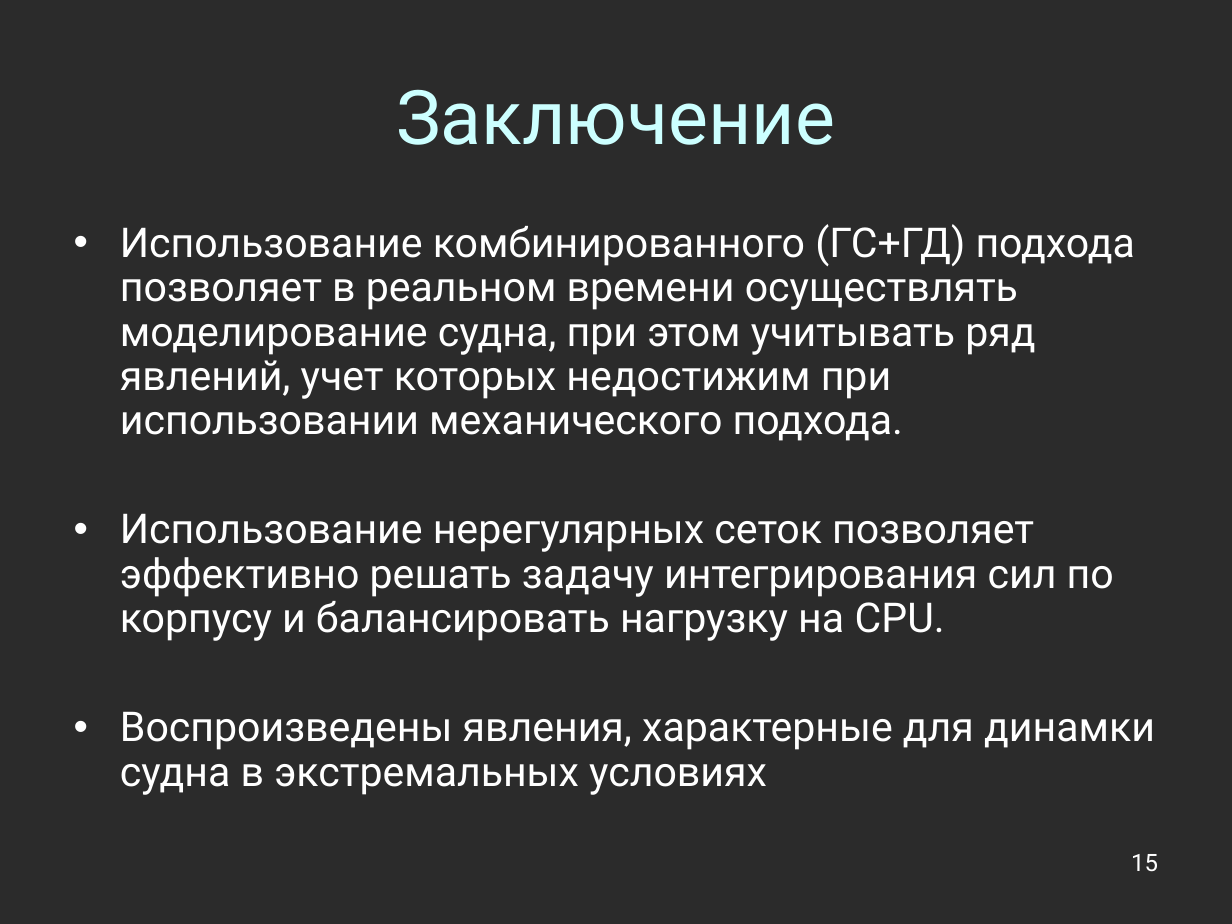
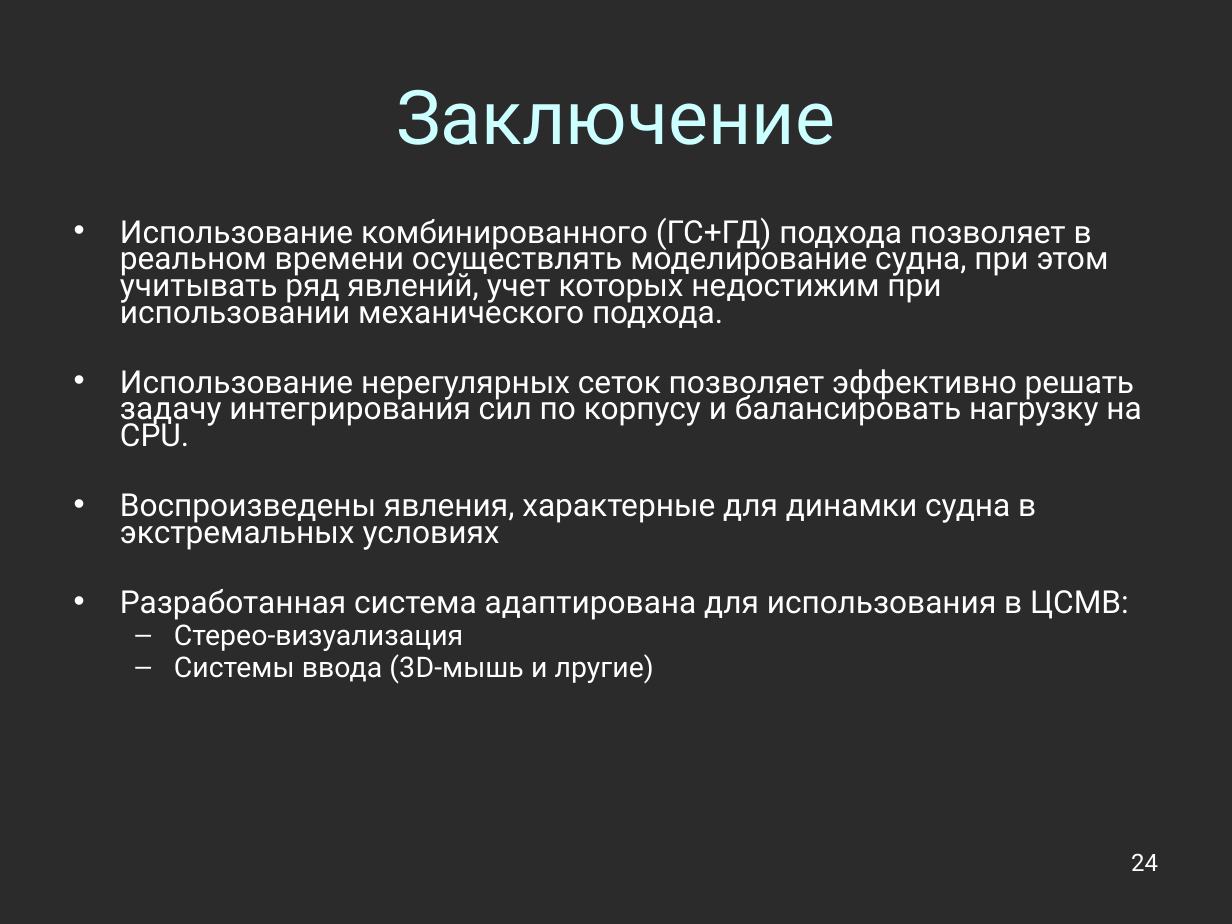
Before and after one commit to Jacobi20/nano-vis, a slide deck: slide 24 of docs/conf_2011_cyprus/conf_2011_cyprus.ppt (slide 15 before the commit). Drawn at 1232x924 pixels with LibreOffice and Linux fonts; fonts in the diff are those of the drawing; background and template pictures are left out; a plain dark background stands for a picture behind light text. Boxes give left, top, right and bottom in pixels: in the first picture for what was removed or moved away, otherwise in the second. Text is boxed around its words. In the diff, an @@ line names an element or a change of style, - is before the commit and + after.

```diff
--- a/docs/conf_2011_cyprus/conf_2011_cyprus.ppt
+++ b/docs/conf_2011_cyprus/conf_2011_cyprus.ppt
@@ text at box(120, 218, 1141, 550): size 24 to 18.5 pt in "Использование комбинированного (ГС+ГД) подхода позволяет в р ...", "Использование нерегулярных сеток позволяет эффективно решать ...", "Воспроизведены явления, характерные для динамки судна в ..."; line spacing 0.9 to 0.7; less space between paragraphs @@
@@ text at box(120, 589, 1129, 684): paragraphs added @@
+• Разработанная система адаптирована для использования в ЦСМВ:
+  – Стерео-визуализация
+  – Системы ввода (3D-мышь и лругие)
@@ page number at box(1131, 853, 1158, 871): text changed @@
-15
+24
```
Also in this commit, not shown: 10 other slides changed, 8 slides added, 1 slide removed, 5 other files.
